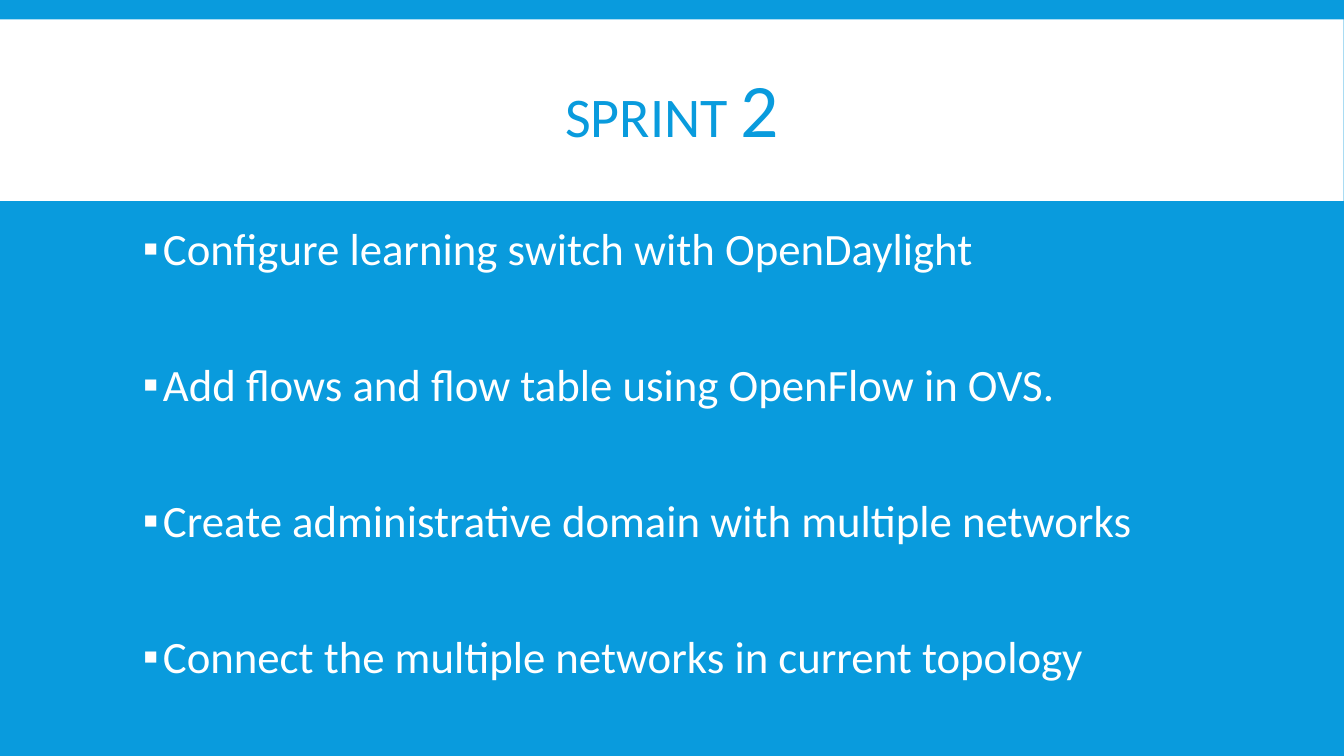
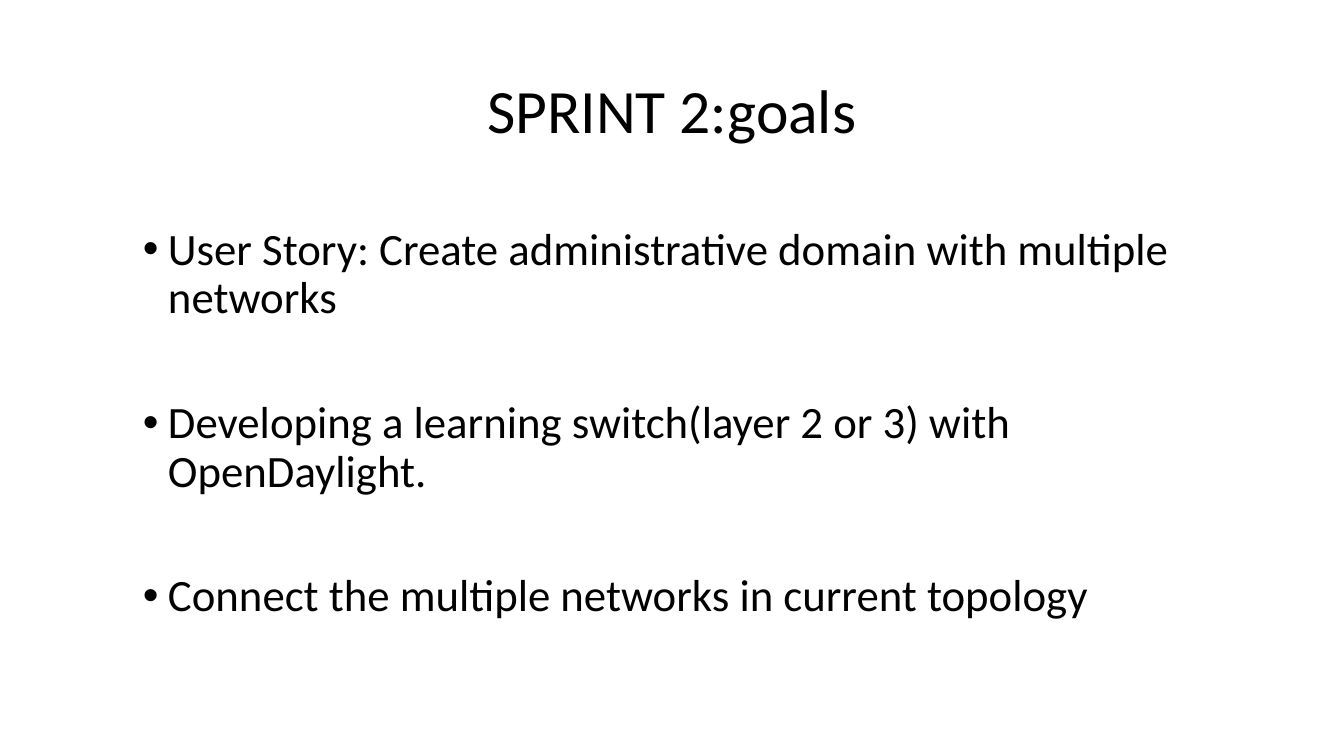
Before and after one commit to BU-NU-CLOUD-SP16/Network-Programmability-as-a-Service, a slide deck: slide 19 of Demo_1.pptx (slide 15 before the commit). Drawn at 1344x756 pixels with LibreOffice and Linux fonts; fonts in the diff are those of the drawing. Boxes give left, top, right and bottom in pixels: in the first picture for what was removed or moved away, otherwise in the second. Text is boxed around its words. In the diff, an @@ line names an element or a change of style, - is before the commit and + after.

Commit message:
Made changes in design,added and modified slides

```diff
--- a/Demo_1.pptx
+++ b/Demo_1.pptx
@@ background #099BDD to #FFFFFF @@
@@ rectangle removed at <box>0,19,1344,201</box> @@
@@ title at <box>487,90,856,144</box>: text changed; size 40 to 44 pt; text colour #099BDD to #000000 @@
-SPRINT 2
+SPRINT 2:goals
@@ text at <box>168,234,1168,495</box>: text changed; text colour #FFFFFF to #000000 @@
-▪ Configure learning switch with OpenDaylight
-▪ Add flows and flow table using OpenFlow in OVS.
-▪ Create administrative domain with multiple networks
+• User Story: Create administrative domain with multiple networks
+• Developing a learning switch(layer 2 or 3) with OpenDaylight.
@@ text at <box>168,580,1087,619</box>: text colour #FFFFFF to #000000 in "Connect the multiple networks in current topology"; bullet ▪ to •; less space between paragraphs @@
```
Also in this commit, not shown: 11 other slides changed, 10 slides added, 5 slides removed.
